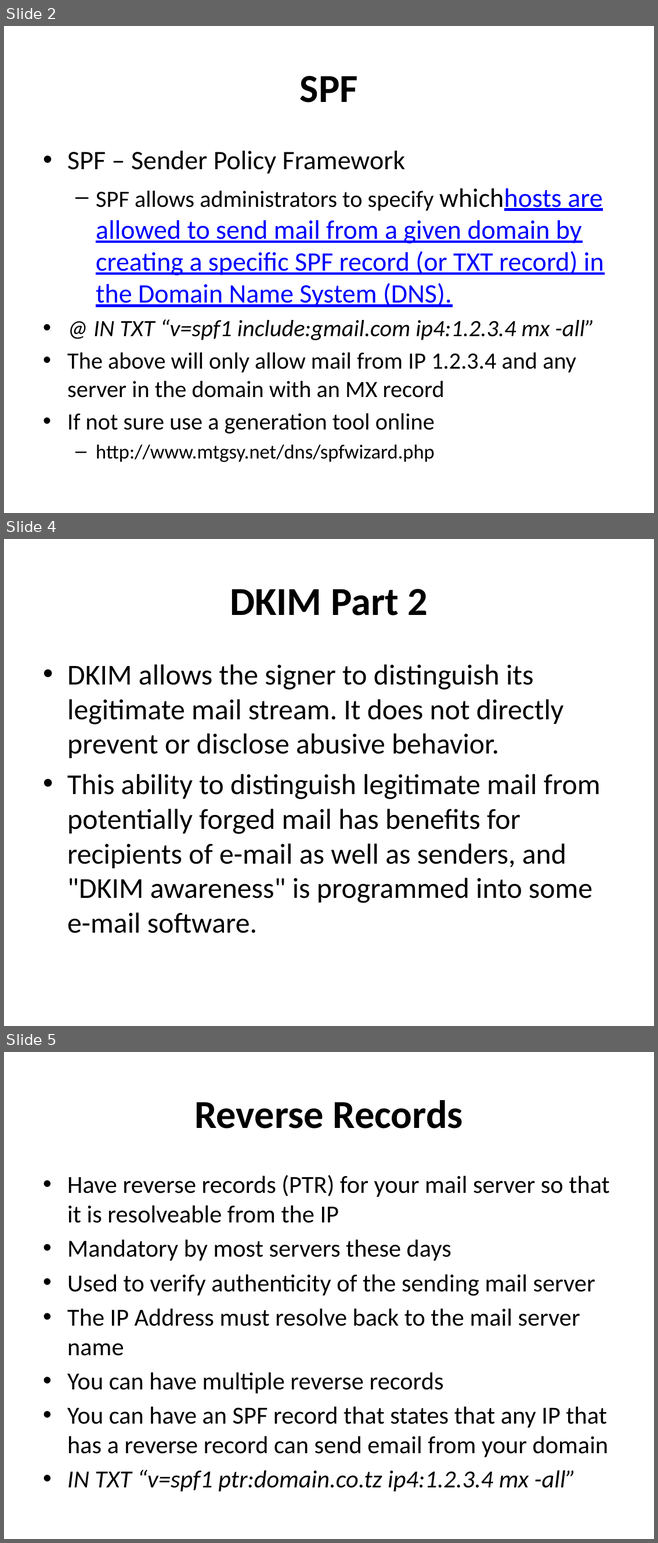
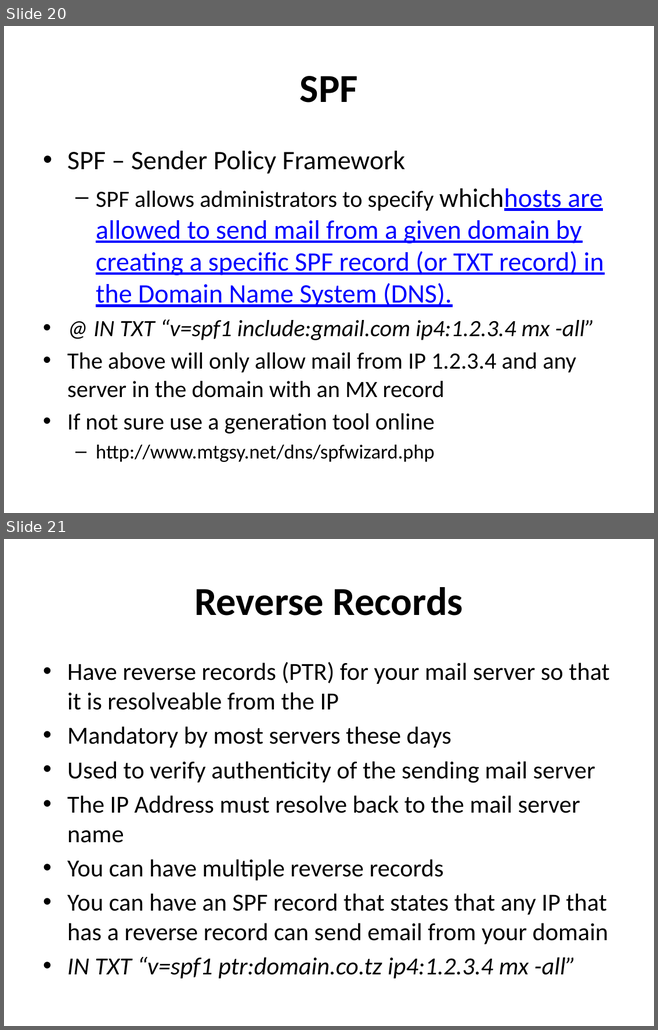
Before and after one commit to afnog/afnog.github.io, a slide deck: sse/postfix/postfix-mailgateway-debian.pptx. Shown one above the other, each under a label of ours: slides 2, 4 and 5 before the commit, slides 20 and 21 after it; the slides between them are not shown. The pictures are 658x1543 and 658x1030 pixels, drawn with LibreOffice and Linux fonts; fonts in the diff are those of the drawing. Boxes give left, top, right and bottom in pixels: in the first picture for what was removed or moved away, otherwise in the second. Text is boxed around its words. In the diff, an @@ line names an element or a change of style, - is before the commit and + after.

```diff
--- a/sse/postfix/postfix-mailgateway-debian.pptx
+++ b/sse/postfix/postfix-mailgateway-debian.pptx
@@ slide 4 removed at (4,539,654,1026), background #FFFFFF @@
@@ title removed at (230,589,428,616) @@
-DKIM Part 2
@@ text removed at (67,664,600,933) @@
-• DKIM allows the signer to distinguish its legitimate mail stream. It does not directly prevent or disclose abusive behavior.
-• This ability to distinguish legitimate mail from potentially forged mail has benefits for recipients of e-mail as well as senders, and "DKIM awareness" is programmed into some e-mail software.
@@ what was slide 2 is now slide 20 @@
@@ what was slide 5 is now slide 21 @@
```
Also in this commit, not shown: 11 slides changed, 8 slides added, 2 other slides removed, 30 other files.
